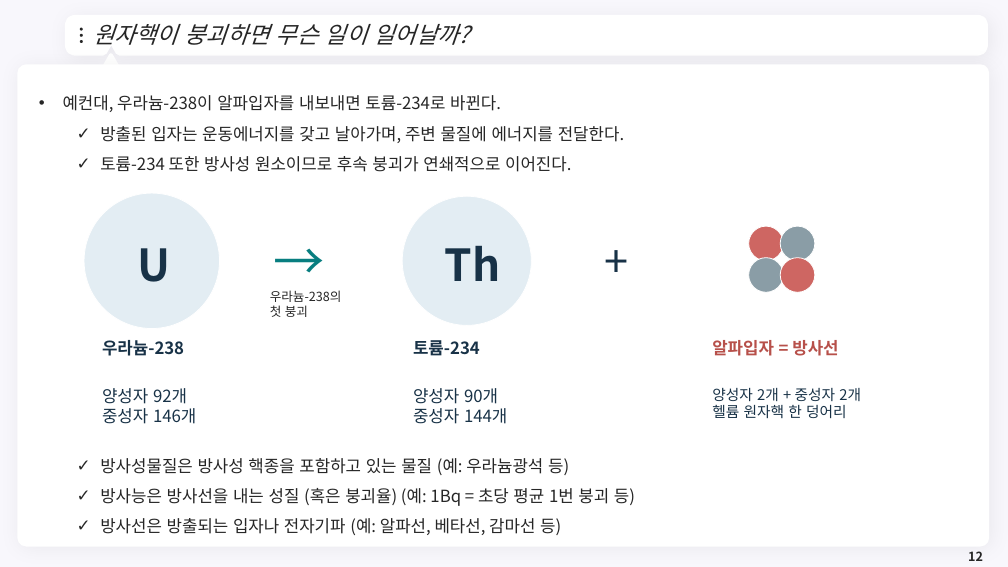
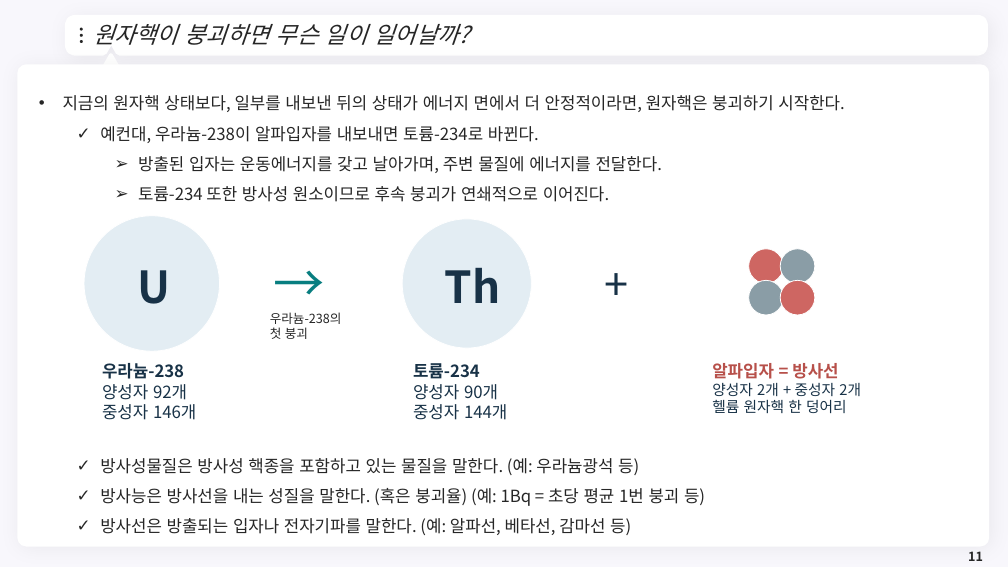
Before and after one commit to meandthey/Teaching, a slide deck: slide 11 of 에너지경제학/자원에너지경제학_Chapter_6 (원자력).pptx (slide 12 before the commit). Drawn at 1008x567 pixels with LibreOffice and Linux fonts; fonts in the diff are those of the drawing; background and template pictures are left out. Boxes give left, top, right and bottom in pixels: in the first picture for what was removed or moved away, otherwise in the second. Text is boxed around its words. In the diff, an @@ line names an element or a change of style, - is before the commit and + after.

```diff
--- a/에너지경제학/자원에너지경제학_Chapter_6 (원자력).pptx
+++ b/에너지경제학/자원에너지경제학_Chapter_6 (원자력).pptx
@@ text at bbox=[63, 95, 844, 112]: paragraph added @@
+• 지금의 원자핵 상태보다, 일부를 내보낸 뒤의 상태가 에너지 면에서 더 안정적이라면, 원자핵은 붕괴하기 시작한다.
@@ text at bbox=[100, 126, 662, 202]: bullet • to ✓; list level 1 to 2 in "예컨대, 우라늄-238이 알파입자를 내보내면 토륨-234로 ..."; bullet ✓ to ➢; list level 2 to 3 in "방출된 입자는 운동에너지를 갖고 날아가며, ..."; list level 2 to 3 in "토륨-234 또한 방사성 원소이므로 후속 ..." @@
@@ 3 texts, 1 ellipse: place and size @@
-3 texts, 1 ellipse at bbox=[138, 197, 659, 326]
+3 texts, 1 ellipse at bbox=[138, 219, 659, 349]
@@ 5 texts, 5 ellipses: place and size @@
-5 texts, 5 ellipses at bbox=[84, 193, 838, 356]
+5 texts, 5 ellipses at bbox=[84, 216, 838, 379]
@@ 3 texts: place and size @@
-3 texts at bbox=[102, 388, 861, 424]
+3 texts at bbox=[102, 383, 861, 420]
@@ text at bbox=[100, 458, 705, 535]: text changed @@
-  ✓ 방사성물질은 방사성 핵종을 포함하고 있는 물질 (예: 우라늄광석 등)
-  ✓ 방사능은 방사선을 내는 성질 (혹은 붕괴율) (예: 1Bq = 초당 평균 1번 붕괴 등)
-  ✓ 방사선은 방출되는 입자나 전자기파 (예: 알파선, 베타선, 감마선 등)
+  ✓ 방사성물질은 방사성 핵종을 포함하고 있는 물질을 말한다. (예: 우라늄광석 등)
+  ✓ 방사능은 방사선을 내는 성질을 말한다. (혹은 붕괴율) (예: 1Bq = 초당 평균 1번 붕괴 등)
+  ✓ 방사선은 방출되는 입자나 전자기파를 말한다. (예: 알파선, 베타선, 감마선 등)
@@ page number at bbox=[968, 551, 983, 561]: text changed @@
-12
+11
```
Also in this commit, not shown: 7 other slides changed, 2 slides added.
